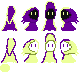
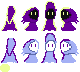
Layers edited between the first and the second 80 x 72 image:
painted on "Angel Up" over [left=2, top=38, right=17, bottom=63]
painted on "Angel Right" over [left=21, top=39, right=39, bottom=63]
painted on "Angel Down" over [left=43, top=34, right=57, bottom=63]
painted on "Angel Left" over [left=61, top=40, right=79, bottom=63]
